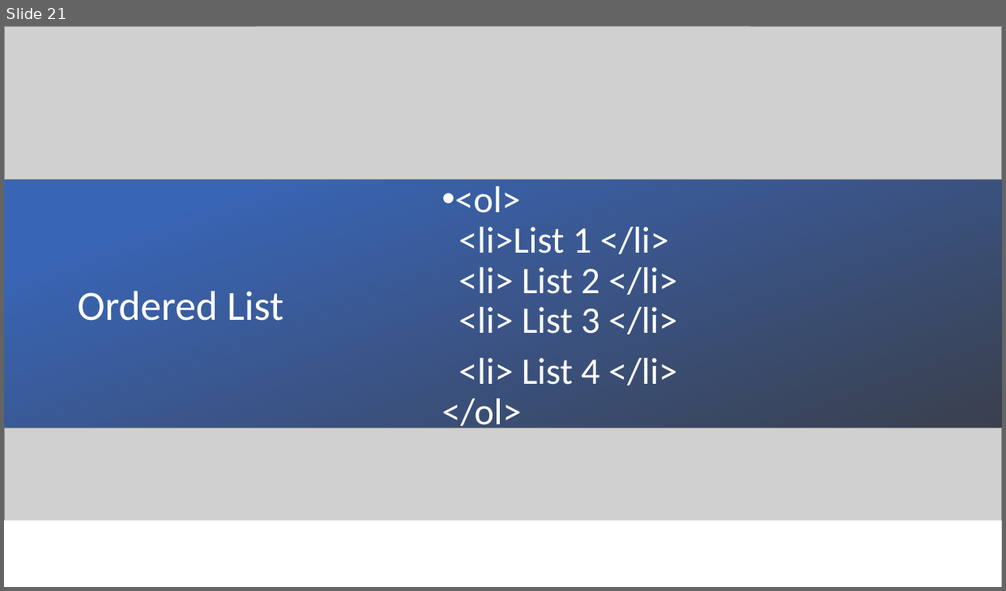
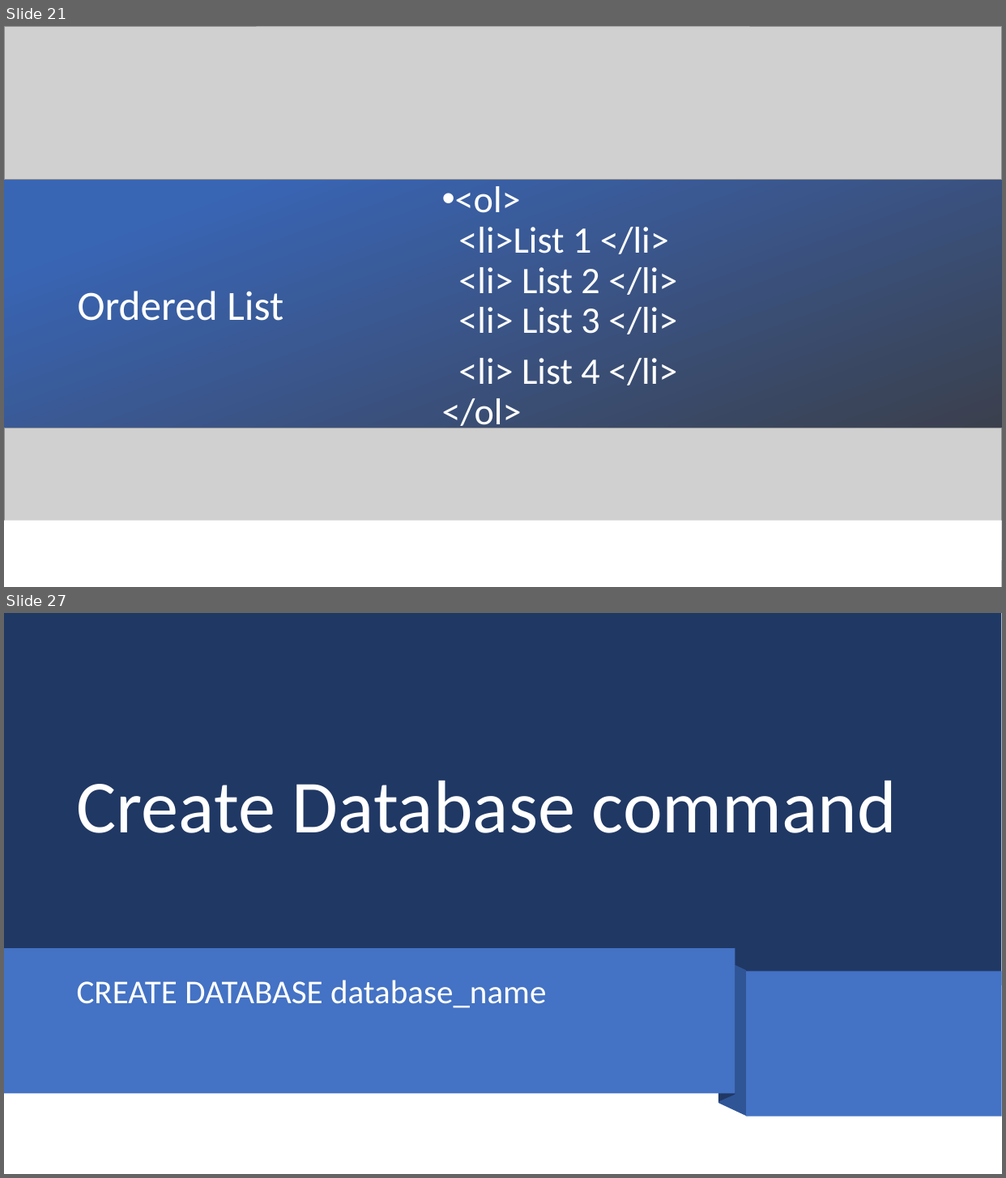
Before and after one commit to zneroravi/FullStack20, a slide deck: FullStackTraining.pptx. Shown one above the other, each under a label of ours: slide 21 before the commit, slides 21 and 27 after it; the slides between them are not shown. The pictures are 1006x591 and 1006x1178 pixels, drawn with LibreOffice and Linux fonts; fonts in the diff are those of the drawing; grey boxes stand for pictures. Boxes give left, top, right and bottom in pixels: in the first picture for what was removed or moved away, otherwise in the second. Text is boxed around its words. In the diff, an @@ line names an element or a change of style, - is before the commit and + after.

```diff
--- a/FullStackTraining.pptx
+++ b/FullStackTraining.pptx
@@ slide 27 added at [4, 613, 1002, 1174], background #FFFFFF @@
@@ rectangle added at [4, 613, 1002, 986], fill #203864 @@
@@ title added at [77, 781, 897, 833], 72 pt, text #FFFFFF @@
+Create Database command
@@ rectangle added at [4, 948, 735, 1093], fill #4472C4 @@
@@ freeform shape added at [719, 948, 735, 1102], fill #203864 @@
@@ freeform shape added at [718, 957, 746, 1116], fill #2F5597 @@
@@ rectangle added at [747, 972, 1002, 1117], fill #4472C4 @@
@@ text added at [77, 980, 546, 1008], 32 pt, text #FEFFFF @@
+CREATE DATABASE database_name
```
Also in this commit, not shown: 17 other slides added.
